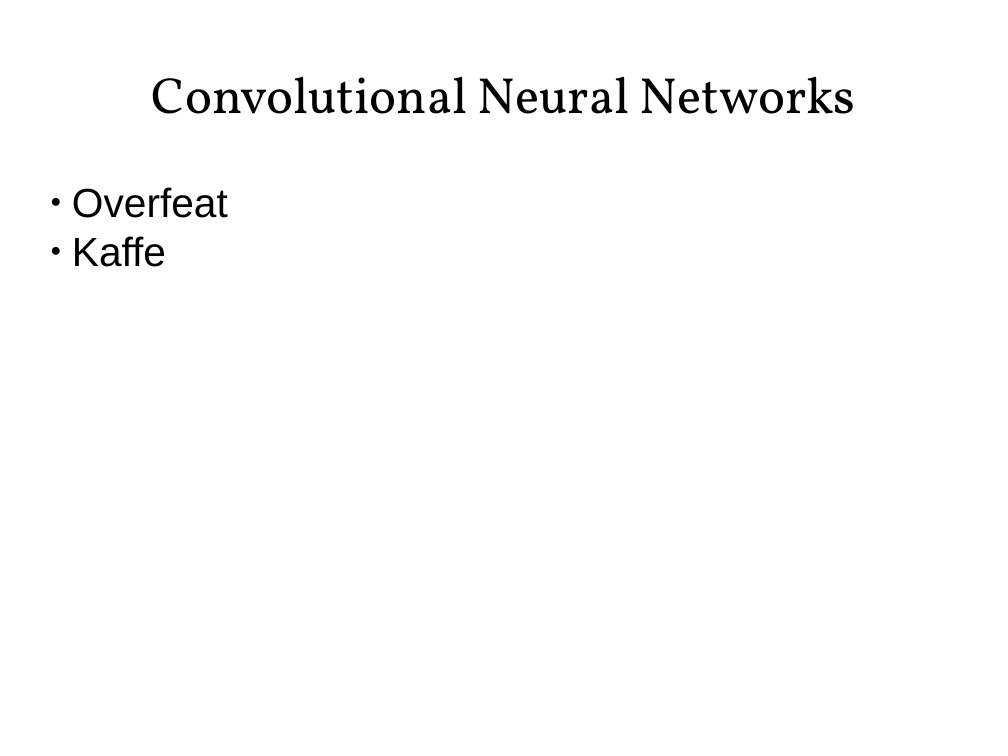
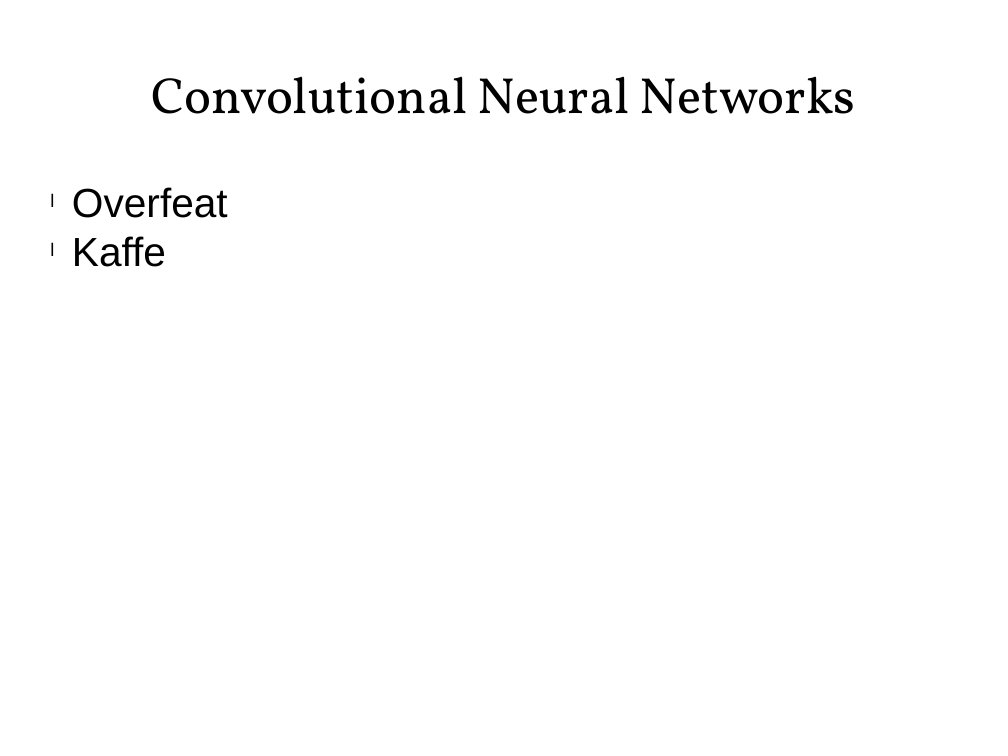
Before and after one commit to estherva7/VideoGoogle-PlaceRecognition, a slide deck: slide 5 of presentation.pptx. Drawn at 1008x756 pixels with LibreOffice and Linux fonts; fonts in the diff are those of the drawing. Boxes give left, top, right and bottom in pixels: in the first picture for what was removed or moved away, otherwise in the second. Text is boxed around its words. In the diff, an @@ line names an element or a change of style, - is before the commit and + after.

```diff
--- a/presentation.pptx
+++ b/presentation.pptx
@@ text "Overfeat" at (72,187,228,267): bullet ● to l @@
```
Also in this commit, not shown: 3 other slides changed.
